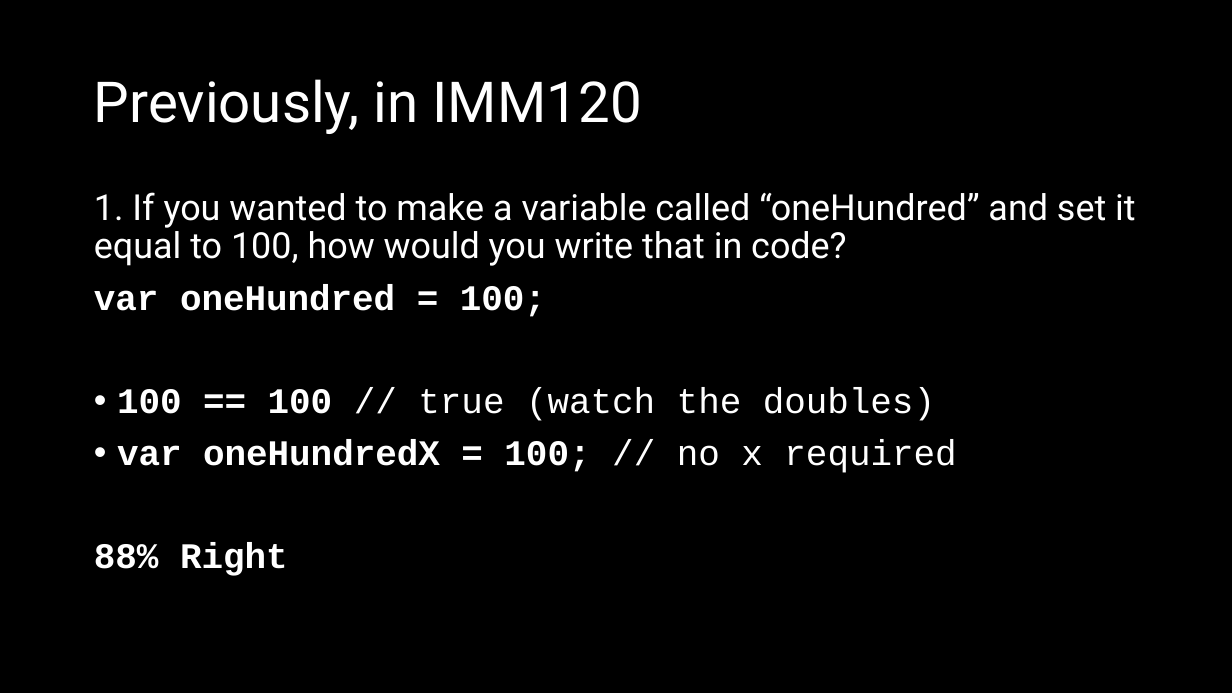
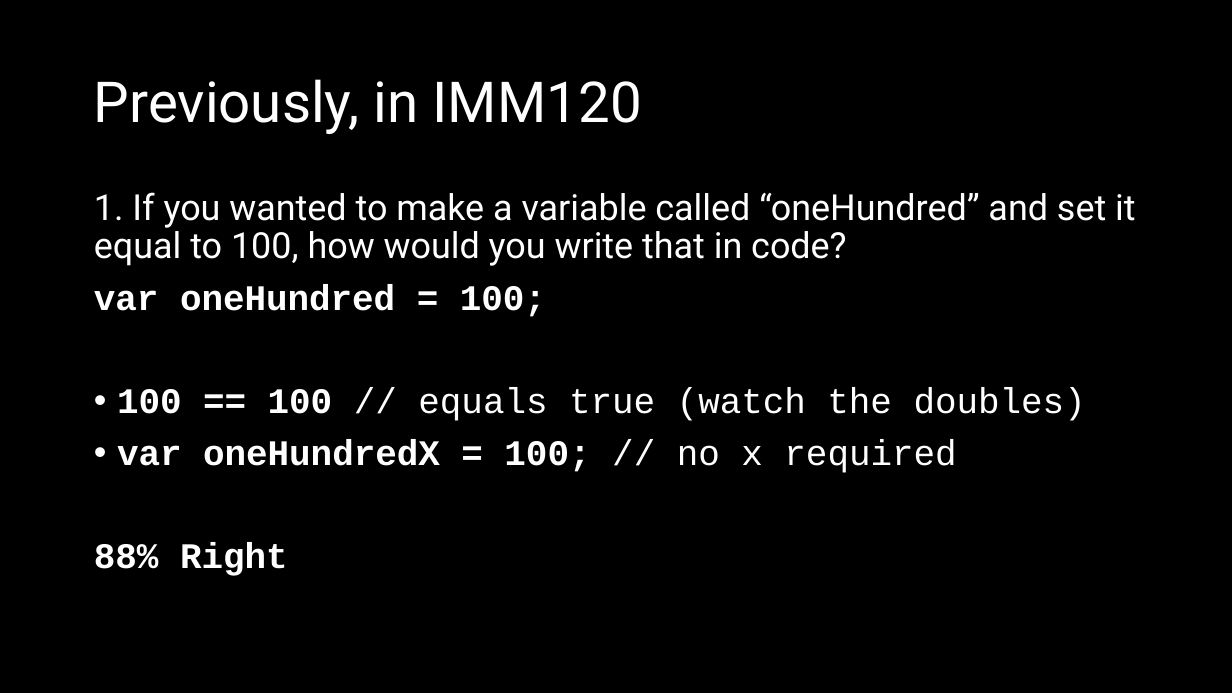
Before and after one commit to crhallberg/IMM120, a slide deck: slide 2 of Presentations/Class 03 - Sept 18.pptx. Drawn at 1232x693 pixels with LibreOffice and Linux fonts; fonts in the diff are those of the drawing. Boxes give left, top, right and bottom in pixels: in the first picture for what was removed or moved away, otherwise in the second. Text is boxed around its words. In the diff, an @@ line names an element or a change of style, - is before the commit and + after.

```diff
--- a/Presentations/Class 03 - Sept 18.pptx
+++ b/Presentations/Class 03 - Sept 18.pptx
@@ text at bbox=[117, 388, 1086, 421]: text changed @@
-• 100 == 100 // true (watch the doubles)
+• 100 == 100 // equals true (watch the doubles)
```
Also in this commit, not shown: 1 other slide changed, 3 slides added, 1 other file.
